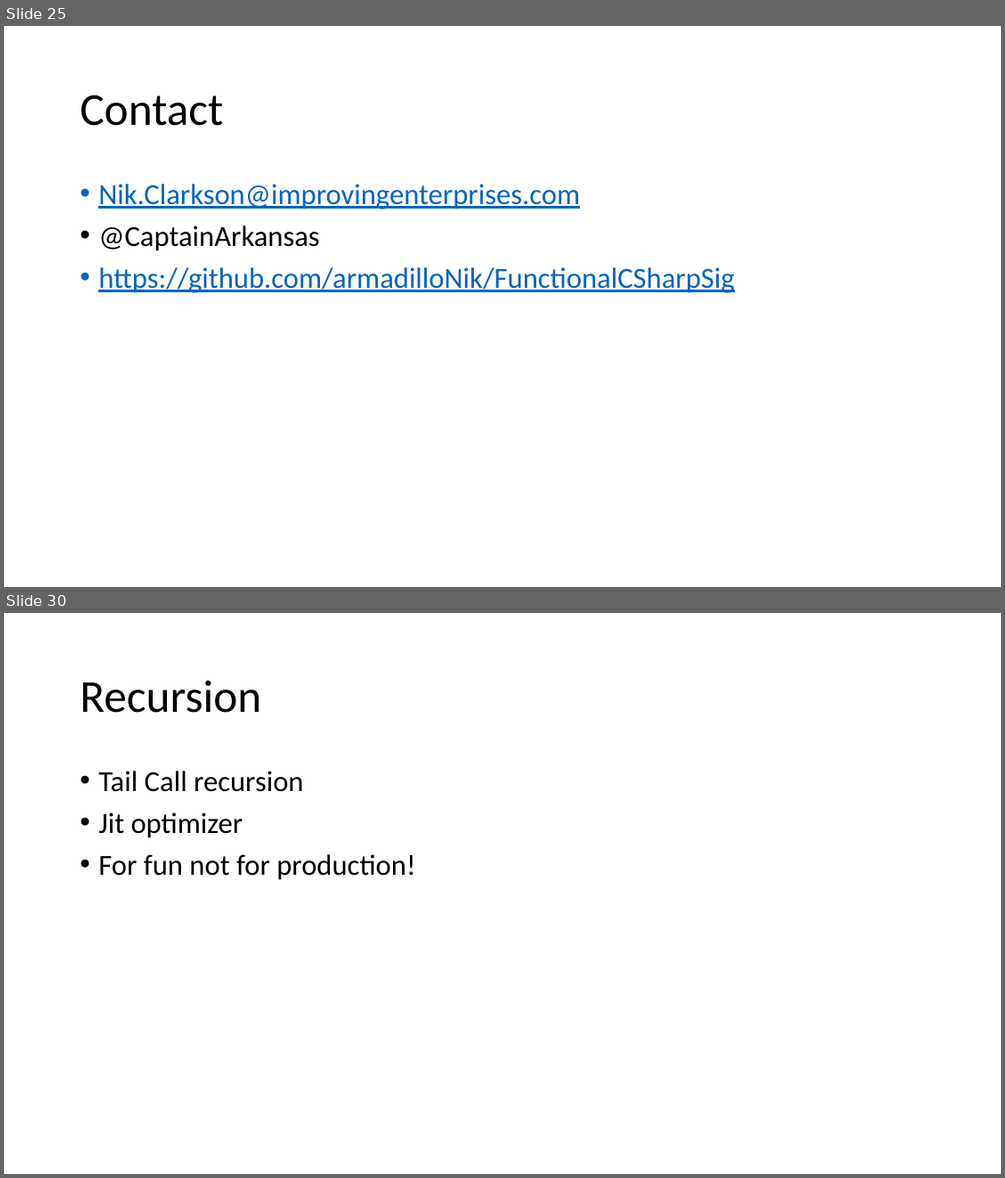
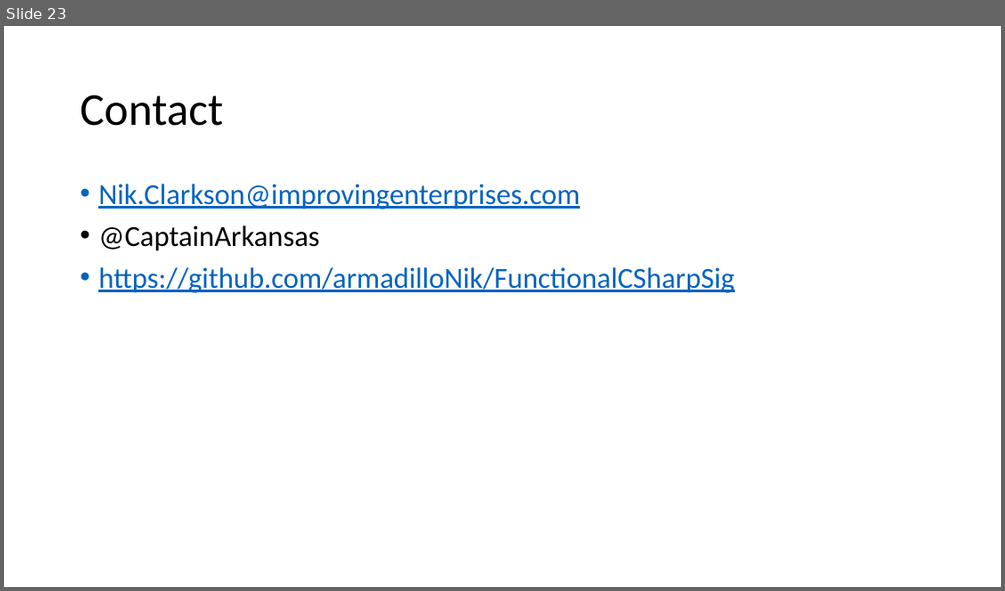
Before and after one commit to armadilloNik/FunctionalCSharpSig, a slide deck: slides/FpViaCSharp.pptx. Shown one above the other, each under a label of ours: slides 25 and 30 before the commit, slide 23 after it; the slides between them are not shown. The pictures are 1005x1178 and 1005x591 pixels, drawn with LibreOffice and Linux fonts; fonts in the diff are those of the drawing. Boxes give left, top, right and bottom in pixels: in the first picture for what was removed or moved away, otherwise in the second. Text is boxed around its words. In the diff, an @@ line names an element or a change of style, - is before the commit and + after.

```diff
--- a/slides/FpViaCSharp.pptx
+++ b/slides/FpViaCSharp.pptx
@@ slide 30 removed at (x1=4, y1=613, x2=1001, y2=1174), background #FFFFFF @@
@@ title removed at (x1=80, y1=680, x2=261, y2=713) @@
-Recursion
@@ text removed at (x1=98, y1=771, x2=415, y2=880) @@
-• Tail Call recursion
-• Jit optimizer
-• For fun not for production!
@@ what was slide 25 is now slide 23 @@
```
Also in this commit, not shown: 1 slide changed, 9 other slides removed, 2 other files.
